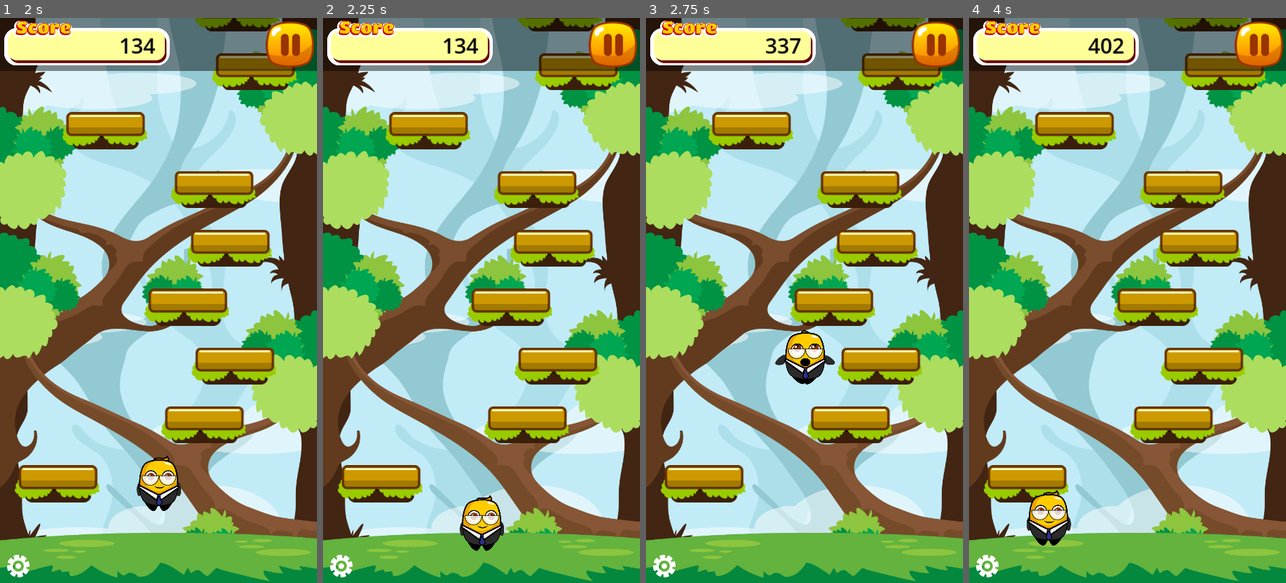
Above: before the commit, frames 1-4 (left to right).
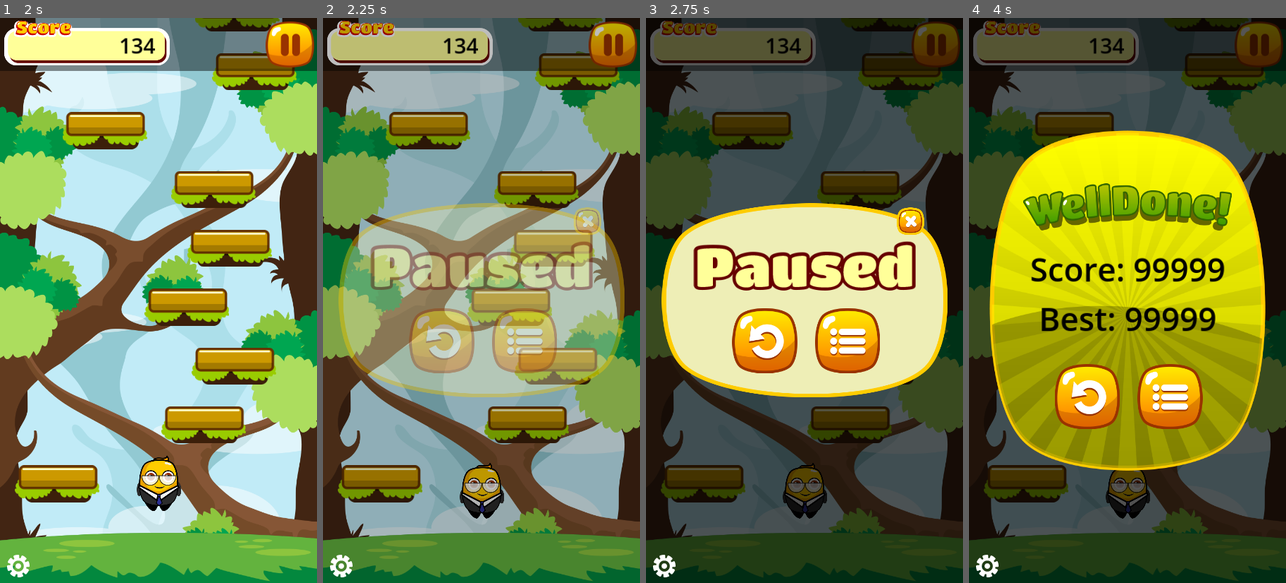
Above: after the commit, the same moments.

Repository: cmlf1598/jumper-jam
Game: Godot game, scene res://scenes/main.tscn
Two runs of this game, one before a commit and one after it. Both use one fixed random seed, a clock stepped at 60 frames per second and the inputs below.
Inputs (mouse positions are in pixels of both pictures, inside the frame that each line leads up to):
- Up to frame 1 (2 s): hold Right (move_right) 0.53-1.25 s; click (158, 351) at 1.25 s
- Up to frame 2 (2.25 s): click (611, 46) at 2 s
- Up to frame 3 (2.75 s): no input
- Up to frame 4 (4 s): click (1086, 340) at 2.77 s; hold Left (move_left) from 3.53 s (still down)

Frame 1 is identical in both runs. In frame 2, 92% of the frame differs, in the area x 0-100%, y 0-100%; in frame 3, 99%; in frame 4, 99%.

Commit message:
Pause screen appears when button is pressed. Game is paused on the background too.

Diff:
--- a/scenes/hud.tscn
+++ b/scenes/hud.tscn
@@ -9,6 +9,7 @@
 font_color = Color(0, 0, 0, 1)
 
 [node name="HUD" type="Control"]
+process_mode = 3
 layout_mode = 3
 anchors_preset = 15
 anchor_right = 1.0
--- a/scenes/screens.tscn
+++ b/scenes/screens.tscn
@@ -7,6 +7,7 @@
 [ext_resource type="PackedScene" uid="uid://bhypp5huskn61" path="res://scenes/game_over_screen.tscn" id="4_w46et"]
 
 [node name="Screens" type="CanvasLayer"]
+process_mode = 3
 layer = 101
 script = ExtResource("1_md3nd")
 
--- a/scripts/base_screen.gd
+++ b/scripts/base_screen.gd
@@ -13,6 +13,7 @@
 	visible = true
 
 	var tween = get_tree().create_tween()
+	tween.set_pause_mode(Tween.TWEEN_PAUSE_PROCESS) # needed due to get_tree().paused
 	# self refers to the title screen control node
 	tween.tween_property(self, "modulate:a", 1.0, fade_dur)
 	return tween
@@ -22,5 +23,6 @@
 	get_tree().call_group("buttons", "set_disabled", true)
 
 	var tween = get_tree().create_tween()
+	tween.set_pause_mode(Tween.TWEEN_PAUSE_PROCESS)
 	tween.tween_property(self, "modulate:a", 0.0, 0.5)
 	return tween
--- a/scripts/game.gd
+++ b/scripts/game.gd
@@ -1,6 +1,7 @@
 extends Node2D
 
 signal player_died(score, highscore)
+signal pause_game
 
 @onready var level_generator = $LevelGenerator
 @onready var ground_sprite = $GroundSprite
@@ -38,6 +39,7 @@
 
 	hud.visible = false
 	hud.set_score(0)
+	hud.pause_game.connect(_on_hud_pause_game)
 	ground_sprite.visible = false
 
 	load_score()
@@ -139,3 +141,7 @@
 	else:
 		print("Save file does not exist, highscore is 0")
 		highscore = 0
+
+func _on_hud_pause_game():
+	# pause signal comes from hud, and then is emitted to main script
+	pause_game.emit()
--- a/scripts/hud.gd
+++ b/scripts/hud.gd
@@ -1,4 +1,6 @@
 extends Control
+
+signal pause_game
 
 @onready var topbar = $TopBar
 @onready var topbar_bg = $TopBarBG
@@ -29,7 +31,8 @@
 		MyUtility.add_log_msg("top bar pos: " + str(topbar.position))
 
 func _on_pause_button_pressed():
-	pass # Replace with function body.
+	pause_game.emit()
+
 
 func set_score(new_score):
 	score_label.text = str(new_score)
--- a/scripts/main.gd
+++ b/scripts/main.gd
@@ -8,6 +8,7 @@
 	screens.delete_level.connect(_on_screens_delete_level)
 
 	game.player_died.connect(_on_game_player_died) # signal from "game" script
+	game.pause_game.connect(_on_game_pause_game)
 
 func _on_screens_start_game():
 	game.new_game()
@@ -18,3 +19,7 @@
 func _on_game_player_died(score, highscore):
 	await(get_tree().create_timer(0.75).timeout)
 	screens.game_over(score, highscore)
+
+func _on_game_pause_game():
+	get_tree().paused = true
+	screens.pause_game()
--- a/scripts/screens.gd
+++ b/scripts/screens.gd
@@ -76,3 +76,6 @@
 	game_over_score_label.text = "Score: " + str(score)
 	game_over_high_score_label.text = "Best: " + str(highscore)
 	change_screen(game_over_screen)
+
+func pause_game():
+	change_screen(pause_screen)
